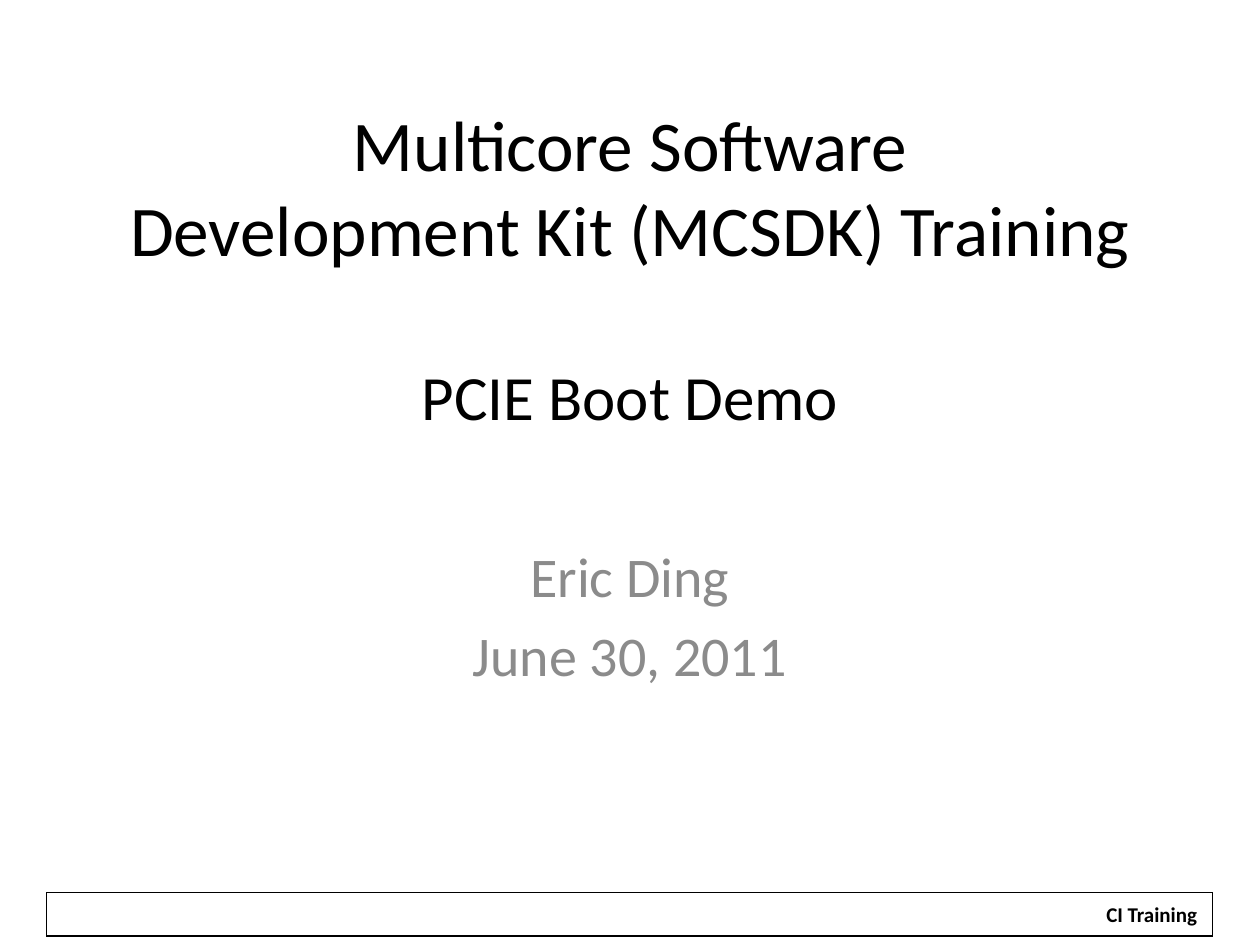
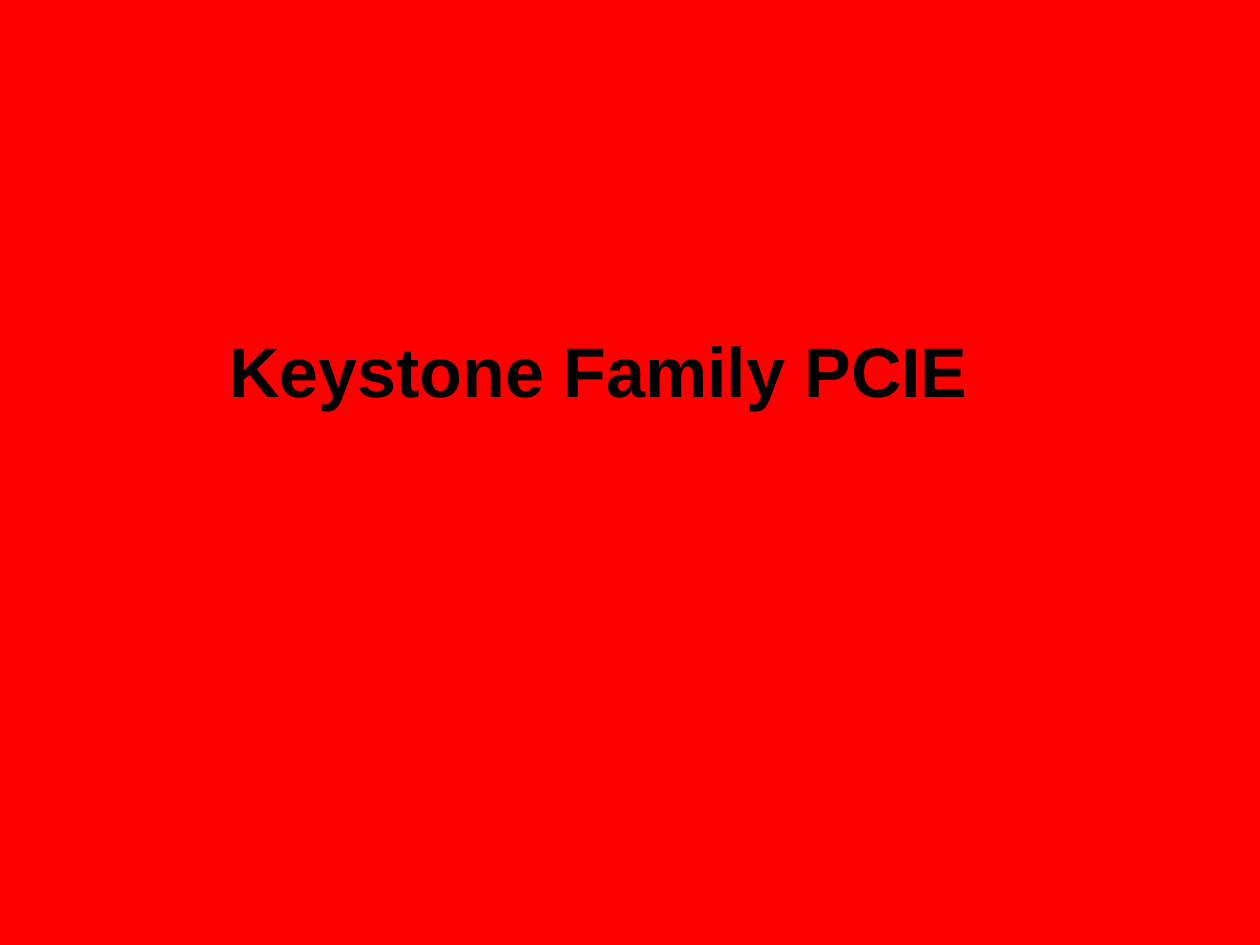
Before and after one commit to hari1989/keystone-workshop, a slide deck: slide 1 of slides/Keystone PCI Express.pptx. Drawn at 1260x945 pixels with LibreOffice and Linux fonts; fonts in the diff are those of the drawing; background and template pictures are left out. Boxes give left, top, right and bottom in pixels: in the first picture for what was removed or moved away, otherwise in the second. Text is boxed around its words. In the diff, an @@ line names an element or a change of style, - is before the commit and + after.

Commit message:
Updates for Eindhoven Training

```diff
--- a/slides/Keystone PCI Express.pptx
+++ b/slides/Keystone PCI Express.pptx
@@ background #FFFFFF to #FF0000 @@
@@ text removed at [130,121,1130,269] @@
-Multicore Software
-Development Kit (MCSDK) Training
@@ title at [229,346,967,410]: text changed; size 36 to 40 pt; font Calibri to Arial; bold on @@
-PCIE Boot Demo
+Keystone Family PCIE
@@ subtitle removed at [473,558,786,683] @@
-Eric Ding
-June 30, 2011
@@ rectangle: place and size @@
-rectangle at [47,892,1213,936]
+rectangle at [47,872,1213,936]
@@ rectangle at [47,872,1213,936]: outline #000000 0.75 pt to #FF0000 0.75 pt @@
@@ rectangle removed at [1092,896,1211,934] @@
-CI Training
```
Also in this commit, not shown: 2 other slides changed, 19 slides added, 3 slides removed, 19 other files.
